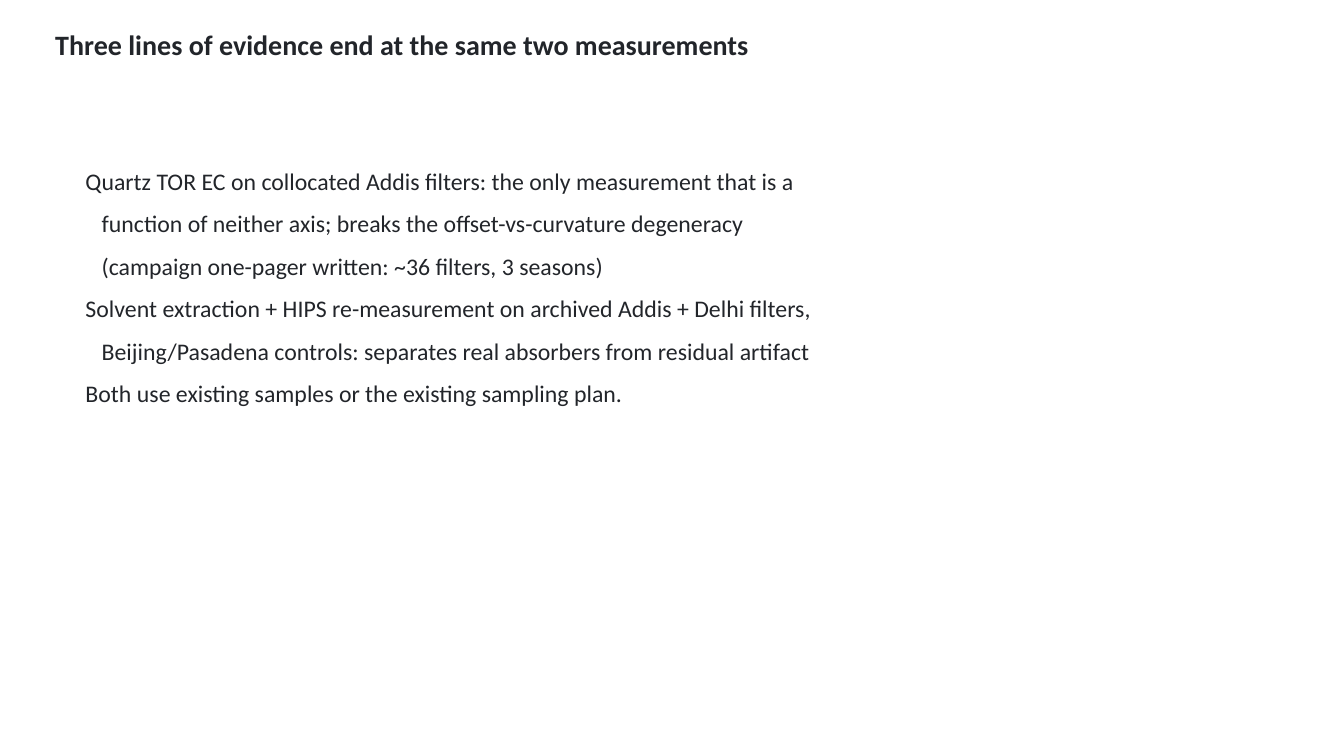
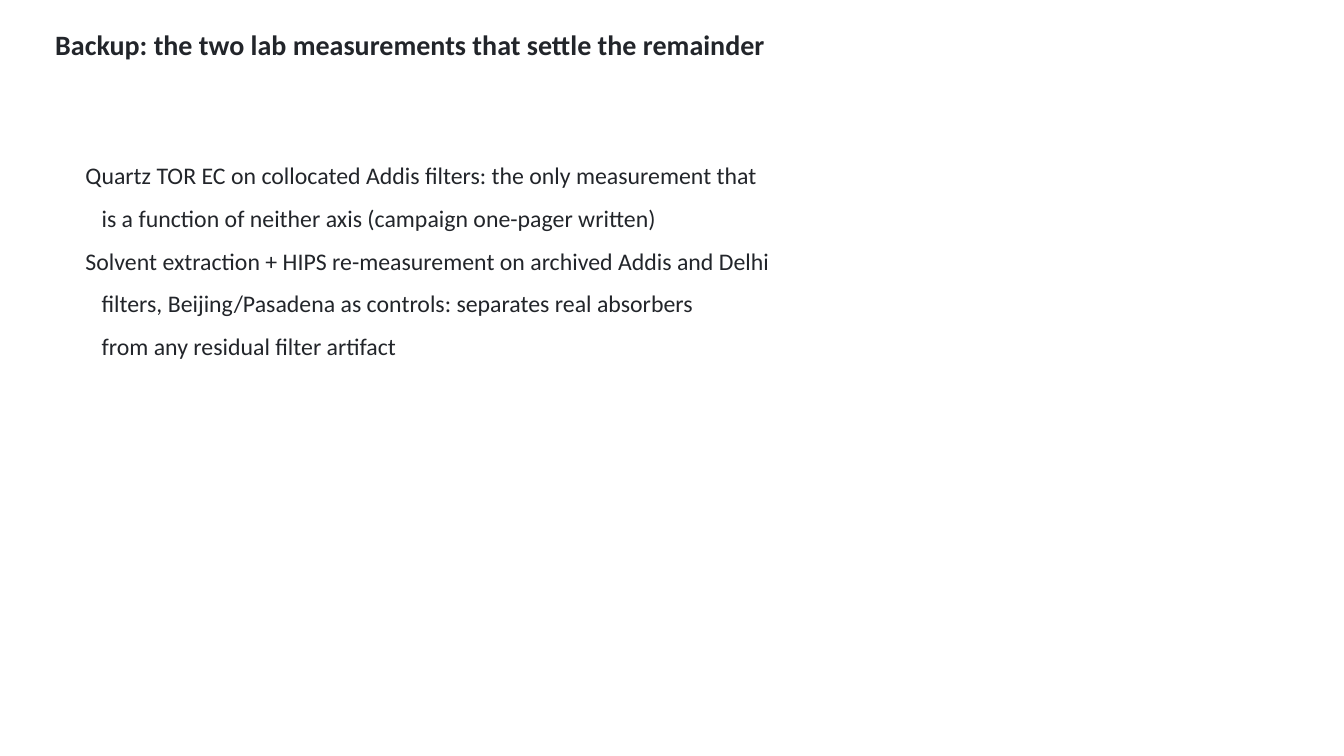
Before and after one commit to ahzs645/aethmodular, a slide deck: slide 36 of deliverables/ftir_group_2026-08-27/ftir_group_2026-08-27.pptx (slide 33 before the commit). Drawn at 1344x756 pixels with LibreOffice and Linux fonts; fonts in the diff are those of the drawing. Boxes give left, top, right and bottom in pixels: in the first picture for what was removed or moved away, otherwise in the second. Text is boxed around its words. In the diff, an @@ line names an element or a change of style, - is before the commit and + after.

```diff
--- a/deliverables/ftir_group_2026-08-27/ftir_group_2026-08-27.pptx
+++ b/deliverables/ftir_group_2026-08-27/ftir_group_2026-08-27.pptx
@@ text at (x1=55, y1=35, x2=764, y2=60): text changed @@
-Three lines of evidence end at the same two measurements
+Backup: the two lab measurements that settle the remainder
@@ text at (x1=85, y1=167, x2=769, y2=359): text changed @@
-Quartz TOR EC on collocated Addis filters: the only measurement that is a
-function of neither axis; breaks the offset-vs-curvature degeneracy
-(campaign one-pager written: ~36 filters, 3 seasons)
-Solvent extraction + HIPS re-measurement on archived Addis + Delhi filters,
-Beijing/Pasadena controls: separates real absorbers from residual artifact
-Both use existing samples or the existing sampling plan.
+Quartz TOR EC on collocated Addis filters: the only measurement that
+is a function of neither axis (campaign one-pager written)
+Solvent extraction + HIPS re-measurement on archived Addis and Delhi
+filters, Beijing/Pasadena as controls: separates real absorbers
+from any residual filter artifact
```
Also in this commit, not shown: 12 other slides changed, 21 slides added, 28 slides removed, 13 other files.
